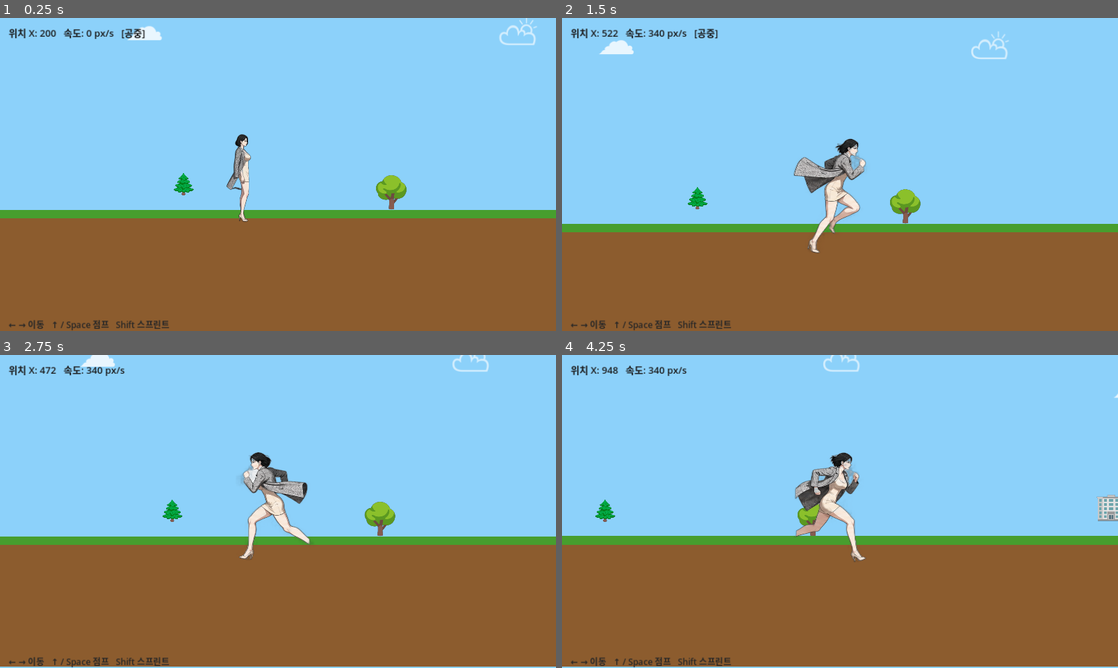
Above: before the commit, frames 1-4 (two rows, left to right).
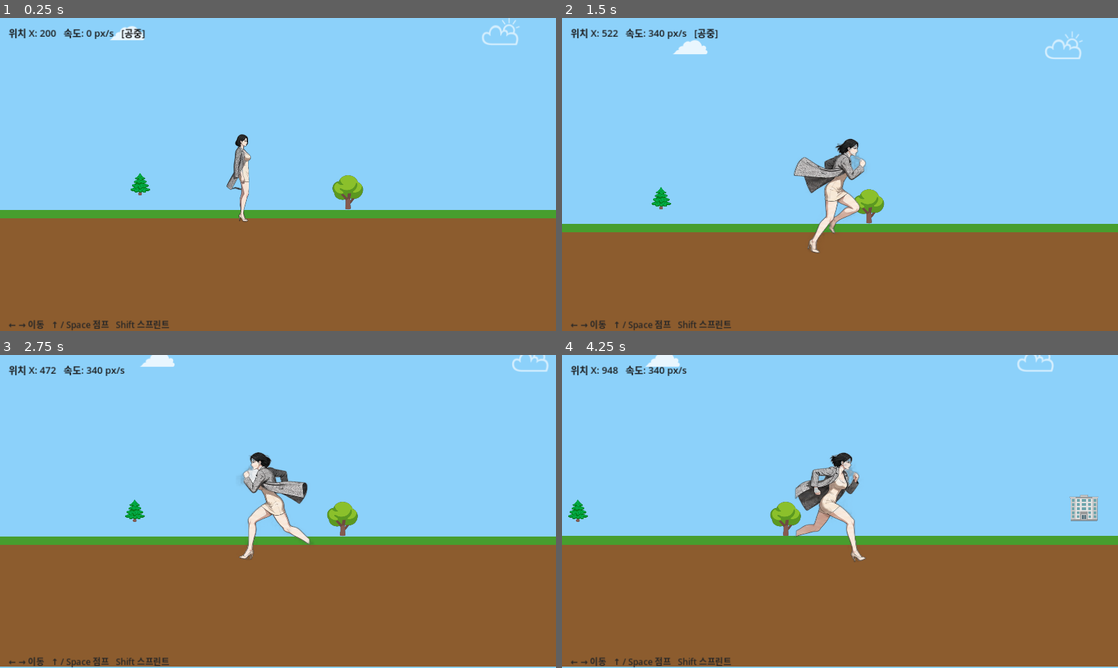
Above: after the commit, the same moments.

Repository: sean-park-funda/runner-game
Game: Godot game, scene res://scenes/Main.tscn
The game is run twice, just before and just after one commit, with the same random seed, the same clock (stepped at 60 frames per second) and the same inputs.
Inputs:
- Up to frame 1 (0.25 s): no input
- Up to frame 2 (1.5 s): tap Enter (ui_accept) at 0.5, 0.77 s; hold Right (ui_right) from 0.53 s (still down)
- Up to frame 3 (2.75 s): tap Enter (ui_accept) at 1.52 s; release Right (ui_right) at 2.03 s; hold Left (ui_left) from 2.03 s (still down)
- Up to frame 4 (4.25 s): release Left (ui_left) at 2.78 s; hold Right (ui_right) from 2.78 s (still down); tap Enter (ui_accept) at 3.02, 3.77 s

The runs differ from the first frame. In frame 1, 1.5% of the frame differs, in the area x 19-97%, y 0-62%; in frame 2, 1.6%; in frame 3, 1.6%; in frame 4, 1.9%, in the area x 1-100%, y 0-58%.

Commit message:
Fix parallax: delta-based movement, correct formula, no first-frame jump

Diff:
--- a/scripts/main.gd
+++ b/scripts/main.gd
@@ -13,6 +13,7 @@
 # 패럴렉스용 노드 레퍼런스
 var bg_far_node: Node2D    # 원거리 (구름) — 느리게 이동
 var bg_mid_node: Node2D    # 중거리 (나무/언덕) — 중간 속도
+var _prev_px: float = 0.0  # 이전 프레임 플레이어 X (delta 방식 계산용)
 
 # ── 물리 상수 (에디터에서 바꾸고 싶으면 @export 추가) ──
 const GRAVITY       = 1400.0
@@ -28,18 +29,22 @@
 	_build_ground()
 	_build_player()
 	_build_ui()
+	_prev_px = player.position.x  # 첫 프레임 점프 방지
 
 func _process(_delta: float) -> void:
 	if not player: return
 	var px := player.position.x
-
-	# 원거리(구름): 플레이어의 20% 속도로 따라옴 → 멀리 있는 느낌
+	var dx := px - _prev_px  # 이번 프레임에 플레이어가 이동한 거리
+	_prev_px = px
+
+	# 카메라는 플레이어와 100% 같이 이동
+	# 배경 노드가 플레이어의 X%만큼 같이 이동하면 → 화면에서 (100-X)% 속도로 흘러감
+	# 구름(원거리): 화면에서 15% 속도 → 노드는 85% 이동
 	if bg_far_node:
-		bg_far_node.position.x = px * 0.2
-
-	# 중거리(나무): 플레이어의 50% 속도
+		bg_far_node.position.x += dx * 0.85
+	# 나무(중거리): 화면에서 45% 속도 → 노드는 55% 이동
 	if bg_mid_node:
-		bg_mid_node.position.x = px * 0.5
+		bg_mid_node.position.x += dx * 0.55
 
 # ── 배경 ──────────────────────────────────────────────────
 func _build_background() -> void:
